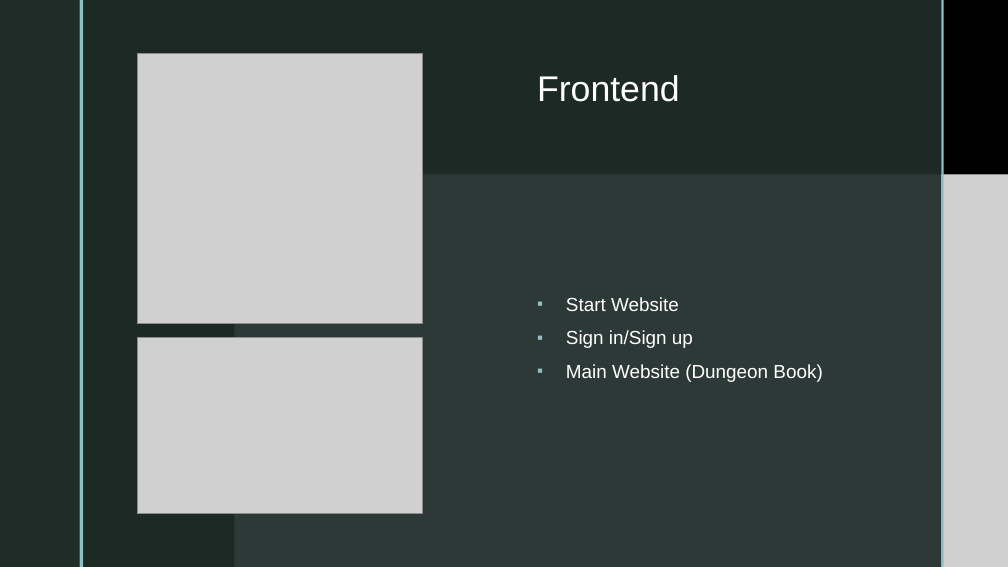
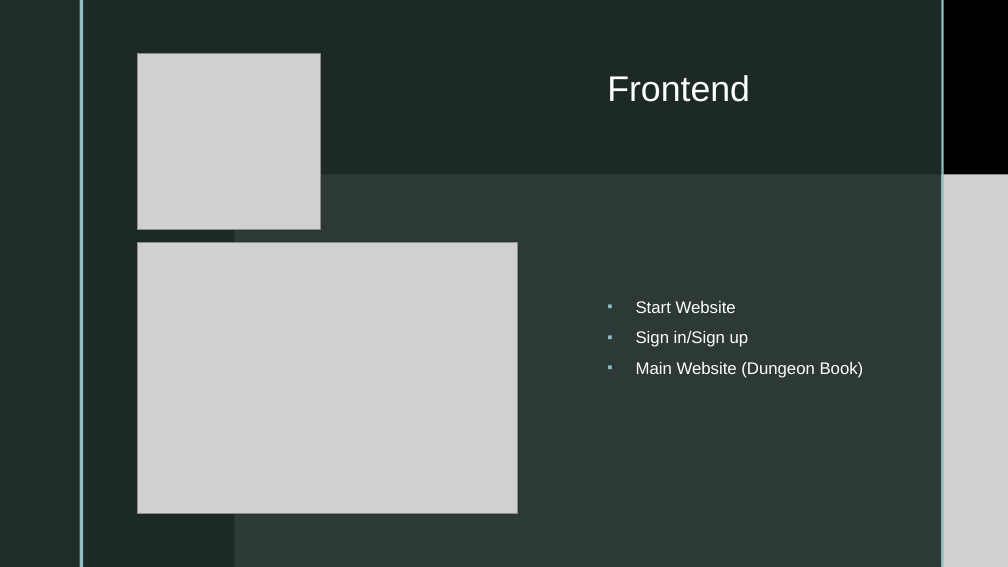
Before and after one commit to SabPat702/sabjanpatrik, a slide deck: slide 6 of mestermunka/vegleges/Dokumentacio/mestermunka_ppt.pptx. Drawn at 1008x567 pixels with LibreOffice and Linux fonts; fonts in the diff are those of the drawing; grey boxes stand for pictures; background and template pictures are left out. Boxes give left, top, right and bottom in pixels: in the first picture for what was removed or moved away, otherwise in the second. Text is boxed around its words. In the diff, an @@ line names an element or a change of style, - is before the commit and + after.

```diff
--- a/mestermunka/vegleges/Dokumentacio/mestermunka_ppt.pptx
+++ b/mestermunka/vegleges/Dokumentacio/mestermunka_ppt.pptx
@@ picture: place and size @@
-picture at [137,54,423,324]
+picture at [137,54,321,229]
@@ title "Frontend": place and size @@
-title "Frontend" at [537,75,680,102]
+title "Frontend" at [607,75,750,102]
@@ text "Start Website": place and size @@
-text "Start Website" at [566,297,822,382]
+text "Start Website" at [636,301,864,378]
@@ text "Start Website" at [636,301,864,378]: size 18 to 16 pt @@
@@ picture: place and size @@
-picture at [137,337,423,513]
+picture at [137,242,517,513]
```
Also in this commit, not shown: 3 other slides changed.
